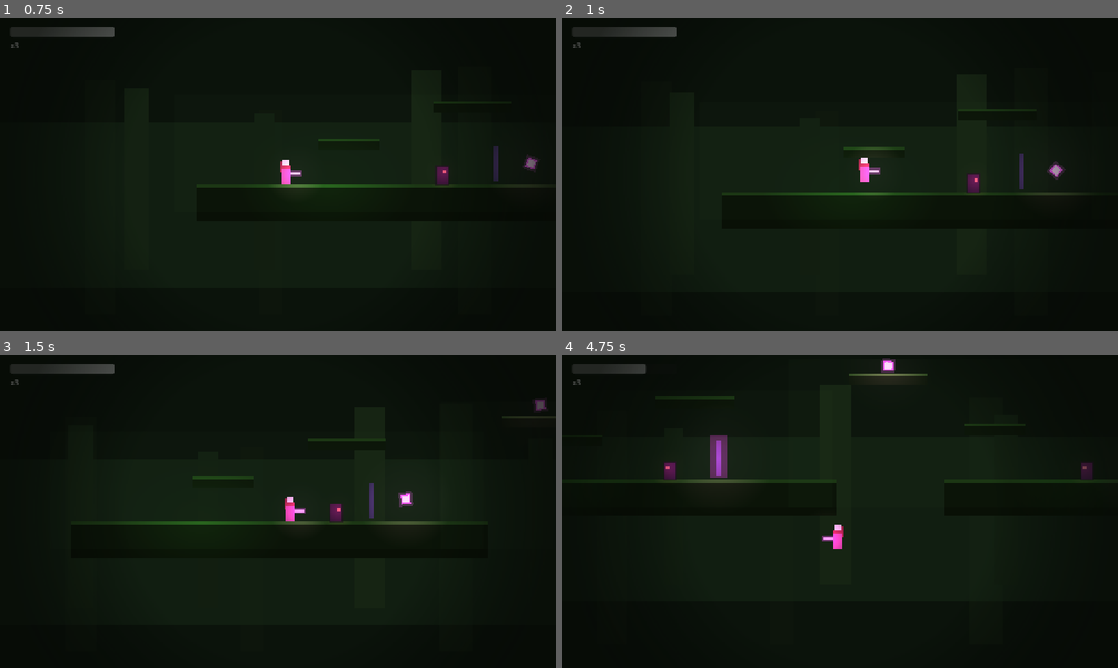
Above: before the commit, frames 1-4 (two rows, left to right).
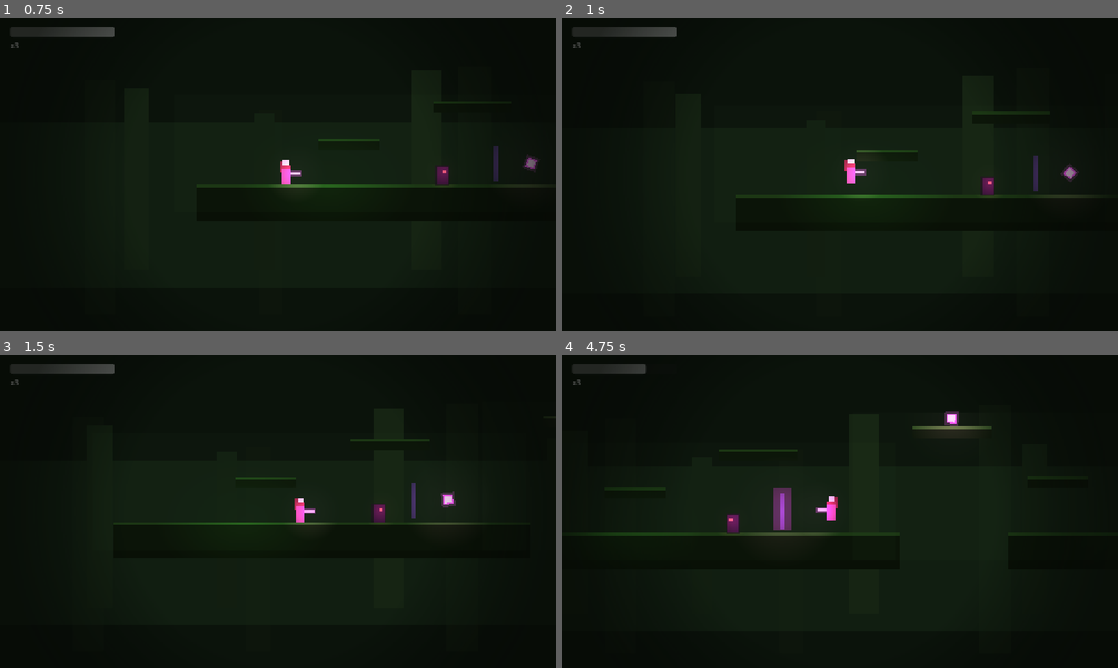
Above: after the commit, the same moments.

Repository: paulogomesextp/koliani
Game: Godot game, scene res://scenes/Main.tscn
Two runs of this game, one before a commit and one after it. Both use one fixed random seed, a clock stepped at 60 frames per second and the inputs below.
Inputs (mouse positions are in pixels of both pictures, inside the frame that each line leads up to):
- Up to frame 1 (0.75 s): move the mouse to (400, 158) at 0.52 s; hold Right (mover_direita) from 0.53 s (still down); tap J (atacar) at 0.6 s; click (400, 158) at 0.67 s
- Up to frame 2 (1 s): keep holding Right (mover_direita); tap Space (saltar) at 0.77 s; tap K (dash) at 0.8 s
- Up to frame 3 (1.5 s): keep holding Right (mover_direita); tap Space (saltar) at 1.07 s; move the mouse to (166, 527) at 1.27 s; tap K (dash) at 1.35 s
- Up to frame 4 (4.75 s): tap Space (saltar) at 1.52, 1.82, 2.85, 3.02, 3.32, 3.77, 4.07, 4.52 s; tap Shift (rolar) at 1.55, 2.1, 4.55 s; move the mouse to (895, 442) at 2.02 s; release Right (mover_direita) at 2.03 s; hold Left (mover_esquerda) 2.03-2.78 s; hold Space (saltar) 2.03-2.78 s; move the mouse to (812, 574) at 2.77 s; hold Right (mover_direita) 2.78-4.28 s; click (812, 574) at 2.92 s; tap J (atacar) at 3.05, 3.6 s; move the mouse to (1006, 558) at 3.52 s; tap K (dash) at 3.8, 4.35 s; move the mouse to (673, 464) at 4.27 s; hold Left (mover_esquerda) from 4.28 s (still down)

Frame 1 is identical in both runs. In frame 2, 2.1% of the frame differs, in the area x 31-96%, y 29-58%; in frame 3, 1.6%; in frame 4, 3.4%, in the area x 4-99%, y 1-62%.

Commit message:
Rolamento (rolar) + dash so do chao sem dash_aereo
- koliani.gd: estado de rolamento exclusivo (rolamento > dash > movimento),
  i-frames toda a duracao, so do chao, bloqueia atacar/virar a meio.
- Dash passa a ser so do chao, exceto com a habilidade "dash_aereo".
- movimento.gd: Movimento.pode_rolar(...) -- predicado puro (fica aqui e nao
  em koliani.gd para dar para testar em modo --script). +1 teste (12 no total).
- HUD.tscn: botao de toque "rolar" no cluster de acoes.
- docs/design.md: tabela de controlos + seccao de acoes atualizadas.

Co-Authored-By: Claude Sonnet 5 <noreply@anthropic.com>

Diff:
--- a/scenes/ui/HUD.tscn
+++ b/scenes/ui/HUD.tscn
@@ -71,3 +71,9 @@
 shape = SubResource("RectangleShape2D_botao")
 visibility_mode = 1
 action = &"dash"
+
+[node name="Rolar" type="TouchScreenButton" parent="Toque"]
+position = Vector2(870, 600)
+shape = SubResource("RectangleShape2D_botao")
+visibility_mode = 1
+action = &"rolar"
--- a/scripts/koliani.gd
+++ b/scripts/koliani.gd
@@ -13,6 +13,9 @@
 const VEL_DASH := 620.0
 const DUR_DASH := 0.16
 const RECARGA_DASH := 0.55
+const VEL_ROLAR := 360.0
+const DUR_ROLAR := 0.30
+const RECARGA_ROLAR := 0.45
 const DUR_ATAQUE := 0.18
 const I_FRAMES := 0.6
 
@@ -24,6 +27,8 @@
 var _olha_para := 1.0
 var _dash_restante := 0.0
 var _dash_recarga := 0.0
+var _rolar_restante := 0.0
+var _rolar_recarga := 0.0
 var _ataque_restante := 0.0
 var _invulneravel := 0.0
 
@@ -39,40 +44,53 @@
 
 func _physics_process(dt: float) -> void:
 	_dash_recarga = maxf(0.0, _dash_recarga - dt)
+	_rolar_recarga = maxf(0.0, _rolar_recarga - dt)
 	_invulneravel = maxf(0.0, _invulneravel - dt)
 
 	var dir := Input.get_axis("mover_esquerda", "mover_direita")
-	if dir != 0.0:
+	if dir != 0.0 and _rolar_restante <= 0.0:
 		_olha_para = signf(dir)
 		if _sprite:
 			_sprite.scale.x = _olha_para
 
+	# ataque leve -- bloqueado enquanto rola
 	if _ataque_restante > 0.0:
 		_ataque_restante -= dt
 		if _ataque_restante <= 0.0 and _hitbox:
 			_hitbox.monitoring = false
-	elif Input.is_action_just_pressed("atacar"):
+	elif _rolar_restante <= 0.0 and Input.is_action_just_pressed("atacar"):
 		_iniciar_ataque()
 
-	if _dash_restante > 0.0:
+	# estados exclusivos de movimento: rolamento > dash > movimento normal
+	if _rolar_restante > 0.0:
+		_rolar_restante -= dt
+		velocity.x = _olha_para * VEL_ROLAR
+		if not is_on_floor():
+			velocity.y = minf(Movimento.VEL_MAX_QUEDA, velocity.y + Movimento.GRAVIDADE * dt)
+	elif _dash_restante > 0.0:
 		_dash_restante -= dt
 		velocity.x = _olha_para * VEL_DASH
 		velocity.y = 0.0
+	elif Input.is_action_just_pressed("rolar") and Movimento.pode_rolar(
+			_rolar_recarga, is_on_floor(), _rolar_restante, _dash_restante):
+		_rolar_restante = DUR_ROLAR
+		_rolar_recarga = RECARGA_ROLAR
+		_invulneravel = maxf(_invulneravel, DUR_ROLAR)
+	elif Input.is_action_just_pressed("dash") and _dash_recarga <= 0.0 and (
+			is_on_floor() or EstadoJogo.tem_habilidade("dash_aereo")):
+		_dash_restante = DUR_DASH
+		_dash_recarga = RECARGA_DASH
+		_invulneravel = maxf(_invulneravel, DUR_DASH)
 	else:
-		if Input.is_action_just_pressed("dash") and _dash_recarga <= 0.0:
-			_dash_restante = DUR_DASH
-			_dash_recarga = RECARGA_DASH
-			_invulneravel = maxf(_invulneravel, DUR_DASH)
-		else:
-			# salto duplo: habilidade permanente ganha ao longo da campanha
-			var saltos_max := 2 if EstadoJogo.tem_habilidade("salto_duplo") else 1
-			_mov = Movimento.passo(
-				_mov, dir,
-				Input.is_action_just_pressed("saltar"),
-				Input.is_action_pressed("saltar"),
-				is_on_floor(), dt, saltos_max,
-			)
-			velocity = _mov.velocidade
+		# salto duplo: habilidade permanente ganha ao longo da campanha
+		var saltos_max := 2 if EstadoJogo.tem_habilidade("salto_duplo") else 1
+		_mov = Movimento.passo(
+			_mov, dir,
+			Input.is_action_just_pressed("saltar"),
+			Input.is_action_pressed("saltar"),
+			is_on_floor(), dt, saltos_max,
+		)
+		velocity = _mov.velocidade
 
 	move_and_slide()
 	_mov.velocidade = velocity
--- a/scripts/movimento.gd
+++ b/scripts/movimento.gd
@@ -75,3 +75,10 @@
 
 	e.no_chao = no_chao
 	return e
+
+
+## Predicado puro (testável) para começar um rolamento: recarga pronta, no
+## chão, e sem já estar a rolar ou em dash. Fica aqui (e não em koliani.gd)
+## para dar para testar headless em modo `--script` sem os autoloads.
+static func pode_rolar(recarga: float, no_chao: bool, rolar_restante: float, dash_restante: float) -> bool:
+	return recarga <= 0.0 and no_chao and rolar_restante <= 0.0 and dash_restante <= 0.0
--- a/tests/run_tests.gd
+++ b/tests/run_tests.gd
@@ -28,6 +28,7 @@
 	teste_movimento_salto_duplo()
 	teste_movimento_sem_habilidade_nao_ha_salto_duplo()
 	teste_movimento_sair_da_borda_perde_primeiro_salto()
+	teste_koliani_pode_rolar()
 	teste_estado_tres_mortes_sem_vidas()
 	teste_estado_pistas_sem_duplicados()
 	teste_estado_habilidade_sem_duplicados()
@@ -117,6 +118,21 @@
 	_ok(e.velocidade.y < vy_antes, "com salto duplo resta 1 salto no ar mesmo saindo da borda")
 
 
+# --- Rolamento (predicado puro) ------------------------------------------
+
+func teste_koliani_pode_rolar() -> void:
+	_ok(Movimento.pode_rolar(0.0, true, 0.0, 0.0),
+		"recarga pronta + no chao => pode rolar")
+	_ok(not Movimento.pode_rolar(0.2, true, 0.0, 0.0),
+		"recarga a decorrer => nao pode rolar")
+	_ok(not Movimento.pode_rolar(0.0, false, 0.0, 0.0),
+		"no ar => nao pode rolar")
+	_ok(not Movimento.pode_rolar(0.0, true, 0.1, 0.0),
+		"ja a rolar => nao encadeia")
+	_ok(not Movimento.pode_rolar(0.0, true, 0.0, 0.1),
+		"em dash => nao rola")
+
+
 # --- EstadoJogo ------------------------------------------------------
 
 func teste_estado_tres_mortes_sem_vidas() -> void:
Not shown, changed: docs/design.md
